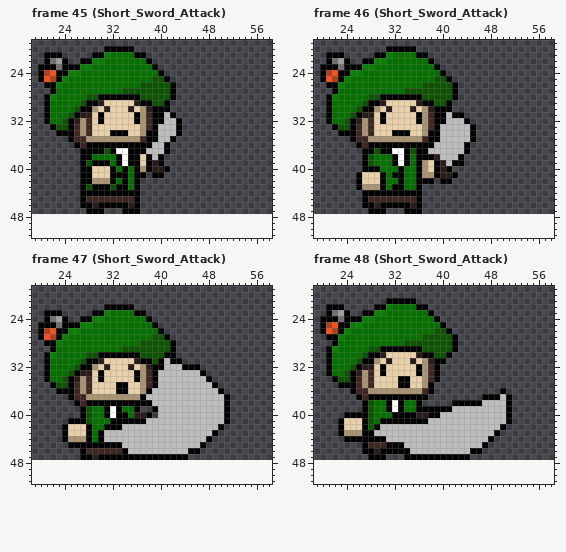
A pixel-art file gets an edit: Assets/Sprites/Aseprite/Bard.aseprite. Above, as it was before the edit.
64x32 pixels, 102 frames. Shown: frame 45 (Short_Sword_Attack): x 19..58, y 19..51; frame 46 (Short_Sword_Attack): x 19..58, y 19..51; frame 47 (Short_Sword_Attack): x 19..58, y 19..51; frame 48 (Short_Sword_Attack): x 19..58, y 19..51. The old version is drawn lined up with the new one, on the new canvas.
The result:
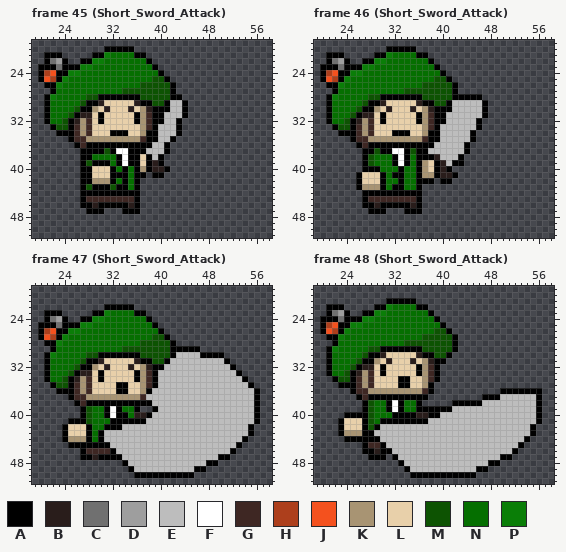
Palette (. is transparent): A #000000  B #291d1b  C #707070  D #9e9e9e  E #bdbdbd  F #ffffff  G #3e2723  H #ad3f1c  J #f4511e  K #a89473  L #e8d0aa  M #0d5302  N #056f00  P #0a7e07
Message: Increased short sword attack animation size
Difference:
canvas 64x32 -> 64x64, the old top-left corner now at 0,16
Frame 45 (Short_Sword_Attack):
y 28: x 43 . -> A
y 29..30: x 42..44 ... -> EEA
y 31: x 42..44 A.. -> EEA
Frame 46 (Short_Sword_Attack):
y 28: x 43..46 .... -> AAAA
y 29..30: x 42..47 ...... -> EEEEEA
y 31: x 42..47 AA.... -> EEEEEA
y 32: x 44..46 A.. -> EEA
y 33: x 45..46 A. -> EA
Frame 47 (Short_Sword_Attack):
y 29: x 43..46 .... -> AAAA
y 30: x 41 A -> M; x 43..50 ........ -> EEEEAAAA
y 31: x 40..51 AEAA........ -> MAEEEEEEEEEA
y 32: x 44..52 AAA...... -> EEEEEEEEA
y 33: x 47..53 A...... -> EEEEEEA
y 34: x 48..54 A...... -> EEEEEEA
y 35: x 49..55 A...... -> EEEEEEA
y 36: x 50..56 A...... -> EEEEEEA
y 37: x 37 A -> G; x 51..56 A..... -> EEEEEA
y 38..39: x 51..56 A..... -> EEEEEA
y 40: x 39 . -> E; x 51..56 A..... -> EEEEEA
y 41: x 51..56 A..... -> EEEEEA
y 42: x 50..55 A..... -> EEEEEA
y 43: x 49..55 A...... -> EEEEEEA
y 44: x 48..54 A...... -> EEEEEEA
y 45: x 32..33 AA -> EE; x 47..53 A...... -> EEEEEEA
y 46: x 32..34 GGA -> AEE; x 45..52 AA...... -> EEEEEEEA
y 47: x 34..51 AAAAAAAAAAA....... -> EEEEEEEEEEEEEEEEAA
y 48: x 34..49 ................ -> AEEEEEEEEEEEEEAA
y 49: x 35..47 ............. -> AEEEEEEEEEEAA
y 50: x 36..45 .......... -> AAAAAAAAAA
Frame 48 (Short_Sword_Attack):
y 36: x 51..56 ...... -> AAAAAA
y 37..41: x 51..56 A..... -> EEEEEA
y 42: x 50..55 A..... -> EEEEEA
y 43: x 49..55 A...... -> EEEEEEA
y 44: x 30 A -> E; x 48..54 A...... -> EEEEEEA
y 45: x 30..33 GAAA -> AEEE; x 47..53 A...... -> EEEEEEA
y 46: x 32..34 AAA -> EEE; x 45..52 AA...... -> EEEEEEEA
y 47: x 32..51 ..AAAAAAAAAAA....... -> AEEEEEEEEEEEEEEEEEAA
y 48: x 33..49 ................. -> AEEEEEEEEEEEEEEAA
y 49: x 34..47 .............. -> AEEEEEEEEEEEAA
y 50: x 35..45 ........... -> AAAAAAAAAAA
